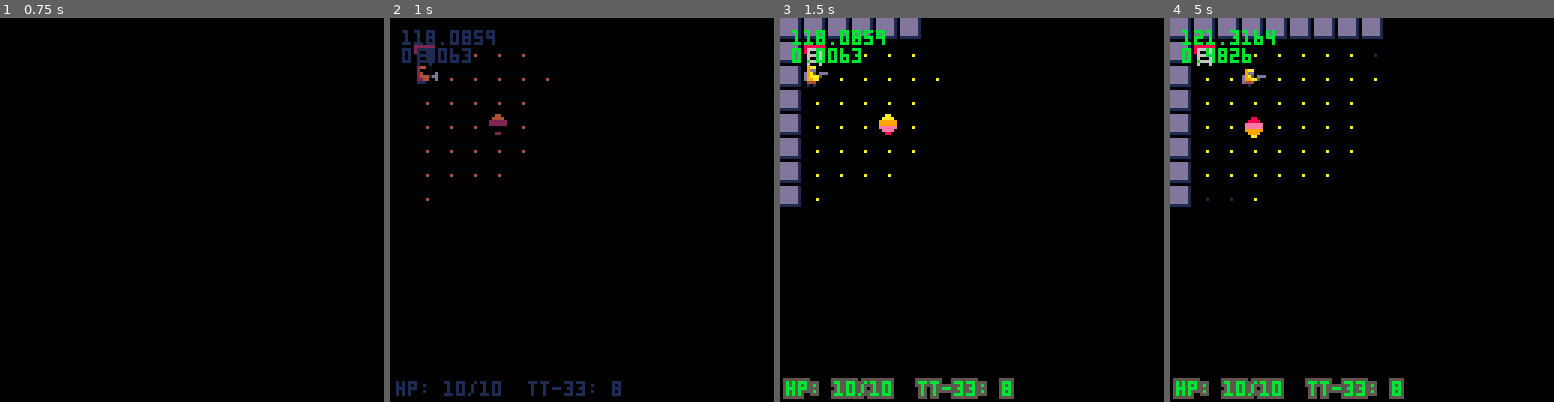
Above: before the commit, frames 1-4 (left to right).
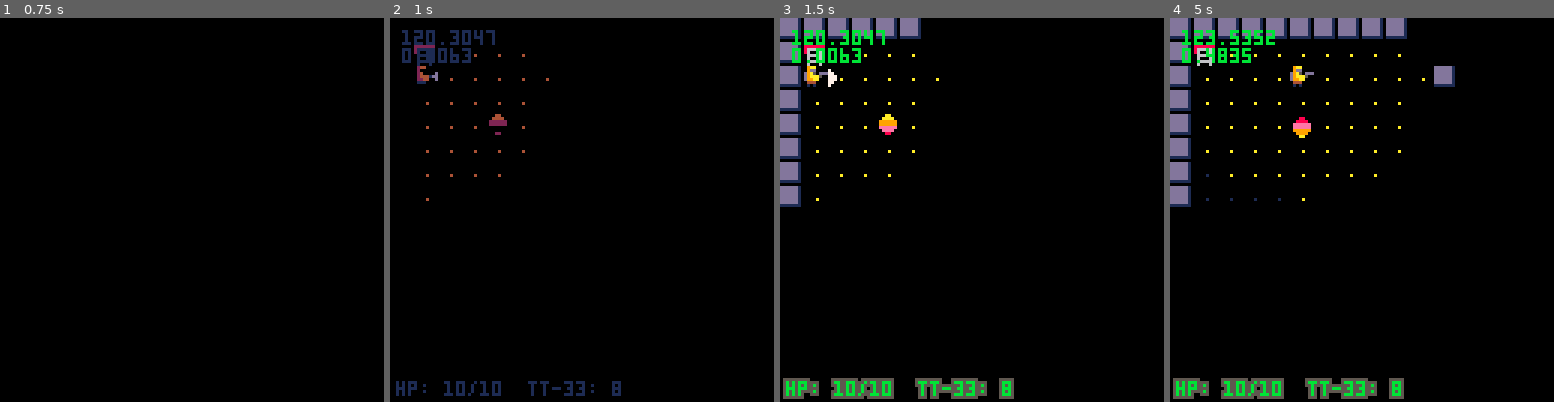
Above: after the commit, the same moments.

Repository: cjkg/zona-rl
Game: PICO-8 cartridge zona.p8
Two runs of this game, one before a commit and one after it. Both use one fixed random seed, a clock stepped at 60 frames per second and the inputs below.
Inputs:
- Up to frame 1 (0.75 s): tap X (X key) at 0.33 s; tap O (Z key) at 0.7 s
- Up to frame 2 (1 s): no input
- Up to frame 3 (1.5 s): tap X (X key) at 1.07 s
- Up to frame 4 (5 s): hold Right 1.6-2.1 s; tap O (Z key) every 0.4 s from 1.7 to 4.9 s; tap X (X key) at 1.85, 2.97, 4.08 s; hold Up 2.15-2.42 s; hold Right 2.47-3.03 s; hold Left 3.08-3.58 s; hold Down 3.63-3.97 s; hold Right 4.02-4.68 s; hold Up from 4.73 s (still down)

Frame 1 is identical in both runs. In frame 2, 0.1% of the frame differs, in the area x 6-27%, y 3-8%; in frame 3, 0.2%; in frame 4, 1.6%, in the area x 9-75%, y 0-48%.

Commit message:
gun up and running

Diff:
--- a/draws/draw_game.lua
+++ b/draws/draw_game.lua
@@ -23,13 +23,14 @@
 		end
 	end
 
-	if _upd==update_throw then
+	if _upd==update_throw or _upd==update_shoot then
 		--delete/review laser sight for gun
 		palt(11,true)
 		spr(throw_dir+112,player.x*8+sin(t/30)*throw_dx+throw_dx*8,
 			player.y*8+sin(t/30)*throw_dy+throw_dy*8,
 			1,
 			1)
+		line()
 		pal()
 	end
 
--- a/gameplay/hitmob.lua
+++ b/gameplay/hitmob.lua
@@ -1,8 +1,11 @@
-function hitmob(atkm,defm)
-    defm.hp-=atkm.atk
+function hitmob(atkm,defm,dmg)
+    if dmg==nil then
+        dmg=atkm.atk
+    end
+    defm.hp-=dmg
     local col=8
     if (atkm==player) col=10
-    addfloat("-"..atkm.atk,defm.x*8-1,defm.y*7,col)
+    addfloat("-"..dmg,defm.x*8-1,defm.y*7,col)
     if defm.hp <= 0 then
         del(entities,defm)
     end
--- /dev/null
+++ b/gameplay/shoot.lua
@@ -0,0 +1,21 @@
+function shoot()
+    local tx,ty=throwtile()
+    local mob = getmob(tx,ty)
+    if mob then
+
+            hitmob(player,mob,3)
+            sfx(6)
+            tt_ammo-=1
+            debug[5]=mob.hp
+
+    end
+end
+
+function throwtile()
+    local tx,ty=player.x,player.y
+    repeat
+        tx+=throw_dx
+        ty+=throw_dy
+    until not iswalkable(tx,ty,"checkmobs")
+    return tx,ty
+end
--- a/main.lua
+++ b/main.lua
@@ -54,8 +54,9 @@
 
 	}
 	p_t=0
+	gun="tarkarov"
 	tt_ammo,slots,maxslots,rubles=5,3,6,1000
-	throw_dir,throw_dx,throw_dy=0,0,0
+	throw_dir,throw_dx,throw_dy=1,2,2
 	_upd=update_start
 	_drw=draw_start
 	float={}
--- a/updates/update_shoot.lua
+++ b/updates/update_shoot.lua
@@ -1,13 +1,23 @@
 function update_shoot()
+    --delete/review combine with update_throw
     player.ani=p_shoot_ani
-    if btnp(5) then
+    local b=getbutton()
+    if b>=0 and b<=3 then
+        throw_dir=b
+    end
+    throw_dx=dirx[throw_dir+1]
+    throw_dy=diry[throw_dir+1]
+    if btnp(4) then
+        _upd=update_game
+    elseif btnp(5) then
         if tt_ammo>0 then
-            sfx(6)
-            tt_ammo-=1
+            shoot()
+            _upd=update_player_turn
         else
             sfx(7)
+            _upd=update_game
         end
-        _upd=update_player_turn
+
         player.ani=p_ani
     end
 end
--- a/zona.p8
+++ b/zona.p8
@@ -28,6 +28,7 @@
 #include gameplay/ai.lua
 #include gameplay/heal.lua
 #include gameplay/throw.lua
+#include gameplay/shoot.lua
 
 #include items/additem.lua
 #include items/triguse.lua
@@ -56,13 +57,13 @@
 #include main.lua
 
 __gfx__
-0000000009aa0000000000000000000009aa0000000000000000b0000a000b000088800000000000000aa0000000000000000000000000000008000000000000
-0000000009dd000009aa00000000000009dd000009aa000000a00000000000000888e8000088800000aaaa00000880000000000000000000000000000a000900
-00700700d9a5000709dd000000000000d9a50ddd09dd000000000a0000a000a028888e800888e8000999999000888800000ee000000880000a08090000000000
-00077000d9aaac77d9a50007ad5aa410d9aaa500d9a50ddd0b0a0000b00000002888888028888880099999900eeeeee000e88e00008ee800000000000a080900
-00077000d99a0007d99aac77adaa9400d99a0000d99aa500000000000000000028888820028888000eeeeee00eeeeee000e88e00008ee8000a08090000000000
-0070070004440000d44400079999941004440000d44400000000b00000000000028882000022200000eeee0009999990000ee00000088000000000000a080900
-000000000101000000100000829222e00101000000100000000b0a000000b0000022200000000000000880000099990000000000000000000a00090000000000
+0000000009aa0000000000000000000009aa000009aa00000000b0000a000b000088800000000000000aa0000000000000000000000000000008000000000000
+0000000009dd000009aa00000000000009dd000009dd000000a00000000000000888e8000088800000aaaa00000880000000000000000000000000000a000900
+00700700d9a5000709dd000000000000d9a50dddd9a50ddd00000a0000a000a028888e800888e8000999999000888800000ee000000880000a08090000000000
+00077000d9aaac77d9a50007ad5aa410d9aaa500d9aaa5000b0a0000b00000002888888028888880099999900eeeeee000e88e00008ee800000000000a080900
+00077000d99a0007d99aac77adaa9400d99a0000d99a0000000000000000000028888820028888000eeeeee00eeeeee000e88e00008ee8000a08090000000000
+0070070004440000d44400079999941004440000044400000000b00000000000028882000022200000eeee0009999990000ee00000088000000000000a080900
+000000000101000000100000829222e00101000001010000000b0a000000b0000022200000000000000880000099990000000000000000000a00090000000000
 00000000000000000000000008888e8800000000000000000000000000b000a0000000000000000000000000000aa00000000000000000000000000000080000
 00000000000000007007000007007000000000000000000003bb0000000000000000000000000000000000000000000000000000000000000000000000000000
 0907090000070000000070700007a000000000000000000003dd000003bb00000000000000000000000000000000000000000000000000000000000000000000
